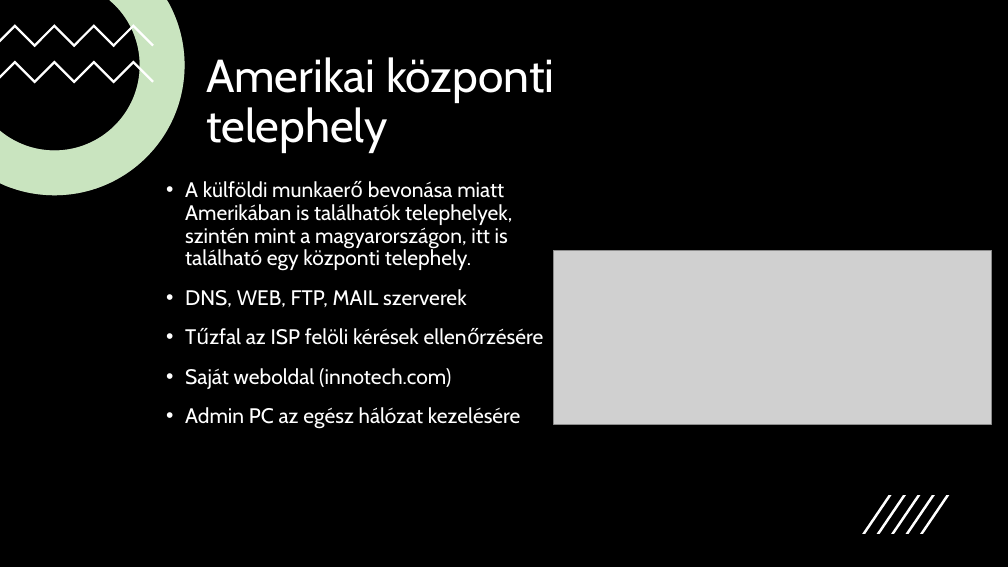
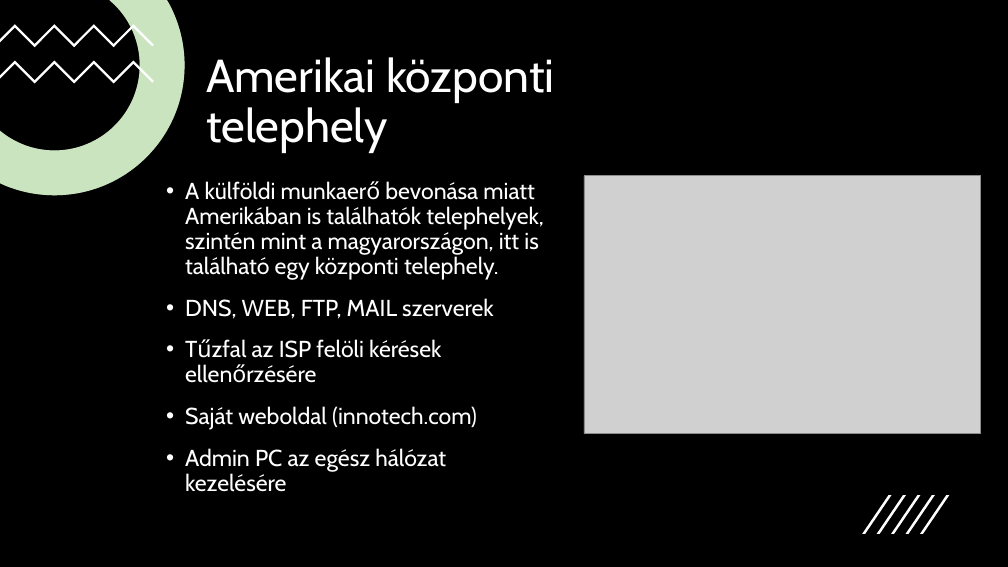
Before and after one commit to soltqwerty/randoms, a slide deck: slide 7 of randoms_prezentáció_hu.pptx. Drawn at 1008x567 pixels with LibreOffice and Linux fonts; fonts in the diff are those of the drawing; grey boxes stand for pictures. Boxes give left, top, right and bottom in pixels: in the first picture for what was removed or moved away, otherwise in the second. Text is boxed around its words. In the diff, an @@ line names an element or a change of style, - is before the commit and + after.

Commit message:
magyar nyelvű

```diff
--- a/randoms_prezentáció_hu.pptx
+++ b/randoms_prezentáció_hu.pptx
@@ text "A külföldi munkaerő bevonása miatt ..." at [185,181,544,492]: size 20 to 22 pt @@
@@ picture: place and size @@
-picture at [554,250,991,424]
+picture at [584,175,981,433]
```
